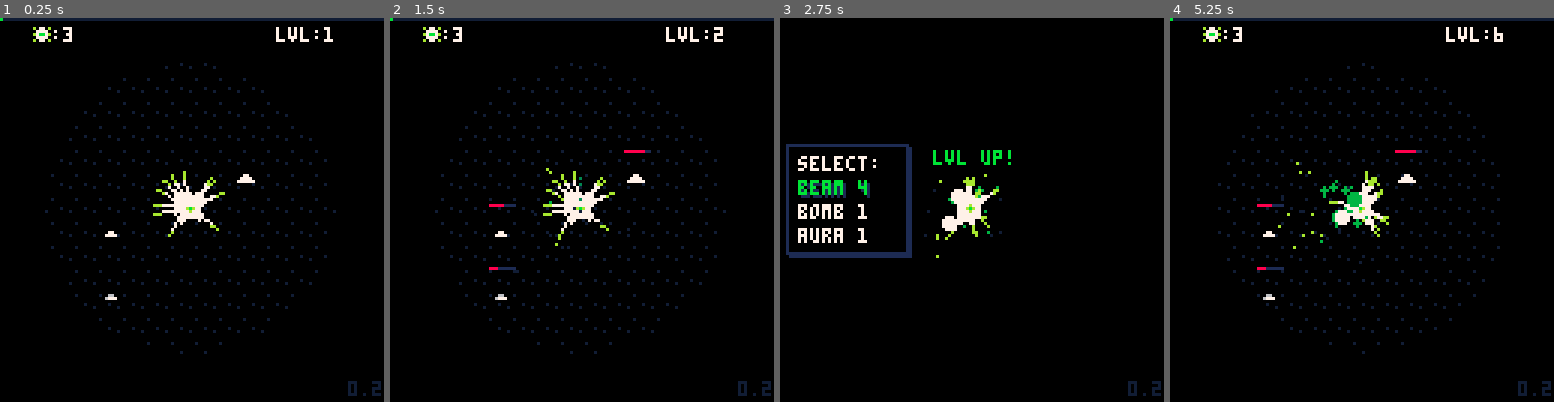
Above: before the commit, frames 1-4 (left to right).
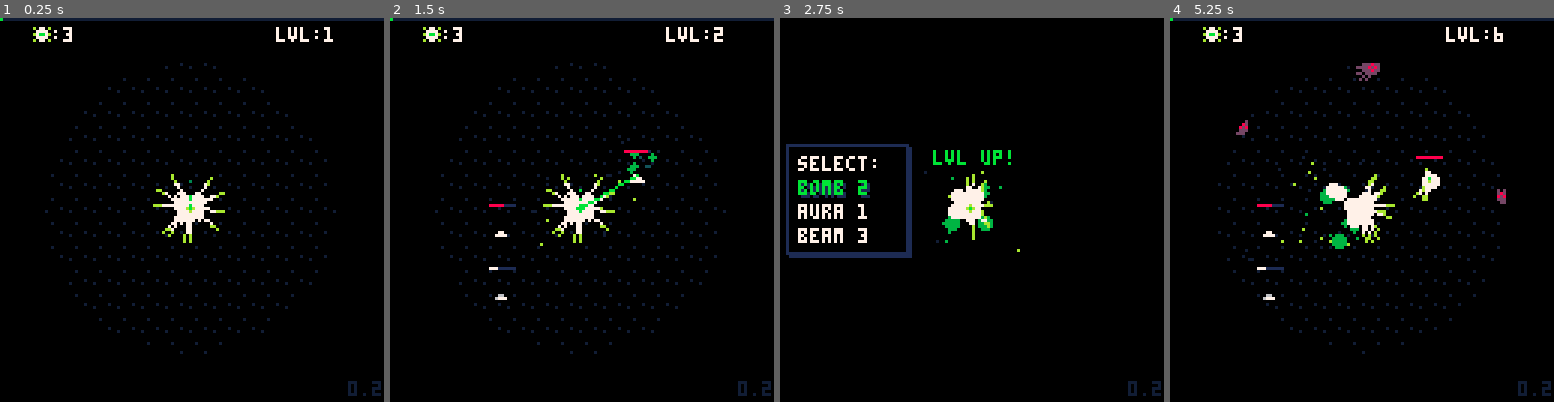
Above: after the commit, the same moments.

Repository: manyweare/heals-p8
Game: PICO-8 cartridge healers.p8
Two runs of this game, one before a commit and one after it. Both use one fixed random seed, a clock stepped at 60 frames per second and the inputs below.
Inputs:
- Up to frame 1 (0.25 s): no input
- Up to frame 2 (1.5 s): tap X (X key) at 0.33, 1.07 s; tap O (Z key) at 0.7 s
- Up to frame 3 (2.75 s): hold Right 1.6-2.1 s; tap O (Z key) at 1.7, 2.1, 2.5 s; tap X (X key) at 1.85 s; hold Up 2.15-2.42 s; hold Right from 2.47 s (still down)
- Up to frame 4 (5.25 s): tap O (Z key) every 0.4 s from 2.9 to 4.9 s; tap X (X key) at 2.97, 4.08, 5.2 s; release Right at 3.03 s; hold Left 3.08-3.58 s; hold Down 3.63-3.97 s; hold Right 4.02-4.68 s; hold Up 4.73-5.03 s; hold Left from 5.08 s (still down)

The runs differ from the first frame. In frame 1, 0.6% of the frame differs, in the area x 27-67%, y 39-74%; in frame 2, 0.9%; in frame 3, 1.1%; in frame 4, 2.3%, in the area x 17-88%, y 11-66%.

Commit message:
Token optimization pass
Flashing hp bars
Started lvl up UI rework

Diff:
--- a/enemies.lua
+++ b/enemies.lua
@@ -1,9 +1,9 @@
 --enemies
 
 --TODO:
---OOP system
+--OOP system -INPROGRESS
 --use quickset to save tokens
---add different types
+--add different types -INPROGRESS
 --anim taking damage
 --spawn scheduler
 --don't spawn on invalid tiles
@@ -50,7 +50,7 @@
 	dmg = .5,
 	spd = .25,
 	xp = 3,
-	ss = { 64, 65, 66, 67, 68 },
+	ss = split("64, 65, 66, 67, 68"),
 	spr = 64,
 	attspd = 15,
 	animspd = 30
@@ -60,7 +60,7 @@
 	dmg = 1,
 	spd = .25,
 	xp = 5,
-	ss = { 80, 81, 82, 83, 68 },
+	ss = split("80, 81, 82, 83, 68"),
 	spr = 80,
 	attspd = 20,
 	animspd = 30
@@ -72,19 +72,14 @@
 -- en_type_n = enemy:new()
 
 function enemy:update()
-	--update colision position
 	self:update_col()
-	--update coords for mid of sprite
 	self:update_mid()
 	--default tgt is player
 	local tgt = p
-	--if there are entities ready
-	--find closest, make it the target
 	if not is_empty(heroes) then
 		local c = find_closest(self, heroes, en_s_range)
 		if (not is_empty(c)) tgt = c
 	end
-	--check for collision and attack or just anim
 	if rect_rect_collision(self.col, tgt.col) then
 		self.frame = 0
 		self:attack(tgt)
@@ -100,7 +95,7 @@
 end
 
 function init_enemies()
-	-- spawn_enemies(6)
+	spawn_enemies(3)
 end
 
 function spawn_enemies(num)
@@ -108,12 +103,12 @@
 		local e = {}
 		local pos = rand_in_circle(p.midx, p.midy, 64)
 		--for every 3, spawn 1 medium
-		if num % 3 == 0 then
-			e = en_medium:new({ x = pos.x, y = pos.y })
+		if i % 3 < 1 then
+			e = en_medium:new(vector(pos.x, pos.y))
 		else
-			e = en_small:new({ x = pos.x, y = pos.y })
+			e = en_small:new(vector(pos.x, pos.y))
 		end
-		e:setup_col({ 0, 0, 0, 0 })
+		e:setup_col(split("0, 0, 0, 0"))
 		add(enemies, e)
 		game.live_ens += 1
 	end
@@ -160,14 +155,6 @@
 	end
 	self.frame += 1
 	--TODO: only anim if moving
-	-- if is_moving(e) then
-	-- 	if e.frame > e.animspd then
-	-- 		e.spr = e.ss[2]
-	-- 		if (e.frame == e.animspd) e.frame = 0
-	-- 	else
-	-- 		e.spr = e.ss[1]
-	-- 	end
-	-- end
 end
 
 function enemy:anim_dead()
@@ -196,12 +183,6 @@
 	self.attframe += 1
 end
 
--- function enemy:take_dmg(dmg)
--- 	self.hit = true
--- 	self.hp -= dmg
--- 	if (self.hp <= 0) self:die()
--- end
-
 function enemy:die()
 	sfx(sfxt.en_die)
 	local mid = vector(self.midx, self.midy)
--- a/healers.p8
+++ b/healers.p8
@@ -1,17 +1,16 @@
 pico-8 cartridge // http://www.pico-8.com
 version 43
 __lua__
---healers v0.1
+--healers v0.2
 --by mdvn
 #include tools.lua
 #include main.lua
 #include gamestates.lua
---#include coll.lua
 #include manager.lua
 #include map.lua
 #include player.lua
 #include heals.lua
-#include entities.lua
+#include heroes.lua
 #include enemies.lua
 #include items.lua
 #include ui.lua
--- a/entities.lua
+++ b/heroes.lua
@@ -1,19 +1,15 @@
 --entities
 
 --TODO:
---OOP system
+--OOP system -INPROGRESS
 --use quickset to save tokens
---hero types
+--hero types -INPROGRESS
 --fix being hit anim: use a color change instead of spr change
---fix attack anim not running -DONE
 --create more complex movement
 --return to player side if no enemies
 --don't overlap player
 --don't spawn on invalid tiles
 --spawn scheduler
-
--- hero class
--- hero = object:new()
 
 spw_tmr = 0
 decay_rate = 120
@@ -22,7 +18,7 @@
 spawning = {}
 dead_heroes = {}
 
--- class definition
+-- hero class
 hero = object:new({
 	hp = 0,
 	decay_state = 0,
@@ -35,8 +31,8 @@
 	frame = 0,
 	col = {},
 	flip = false, --sprite flip x
-	tgl = true, --controls toggle-based animations
-	hit = false, --controls being hit animation
+	tgl = true, --for toggle-based animations
+	hit = false, --for being hit animation
 	dist = 0,
 	state = "",
 	tentacles = {},
@@ -80,40 +76,37 @@
 	for i = 1, num do
 		local h = h_melee:new({
 			hp = 1 + flr(rnd(3)),
-			-- hpmax = 4,
-			-- dmg = 1,
-			-- spd = .5,
-			-- attspd = 15,
 			attframe = 1,
 			x = max(33, rnd(93)),
 			y = max(33, rnd(93)),
-			-- w = 8,
-			-- h = 8,
 			ss = split("32, 33, 34, 35, 36, 37, 38, 39, 40, 41, 42"),
 			spr = 33,
-			-- dist = 0,
-			-- decay_state = 0,
-			-- frame = 0,
 			flip = rnd() < .5,
-			-- tgl = true, --controls toggle-based animations
-			-- hit = false, --controls being hit animation
 			state = "spawning"
 		})
 		h.midx = h.x + h.w / 2
 		h.midy = h.y + h.h / 2
 		h.dist = approx_dist(p.x, p.y, h.x, h.y)
-		-- function create_tentacles(n, start, r1, r2, l, s, c)
 		h.tentacles = create_tentacles(
-			8,
-			vector(h.x, h.y),
-			2, 1, 6, 8,
-			{ 7, 7, 7, 9 }
+			8, vector(h.x, h.y), 2, 1, 6, 8,
+			split("7, 7, 7, 9")
 		)
-		h:setup_col({ -2, -2, 2, 2 })
+		h:setup_col(split("-2, -2, 2, 2"))
 		-- heroes begin in spawning state
 		add(spawning, h)
 		game.live_es += 1
 	end
+end
+
+function hero:update()
+end
+
+function hero:draw()
+	sync_pos(self)
+	if self.state == "ready" then
+		draw_tentacles(self.tentacles)
+	end
+	spr(self.spr, self.x, self.y, 1, 1, self.flip)
 end
 
 function hero:decay()
@@ -141,12 +134,6 @@
 	self.attframe += 1
 end
 
--- function hero:take_dmg(dmg)
--- 	self.hit = true
--- 	self.hp -= dmg
--- 	if (self.hp <= 0) self:die()
--- end
-
 function hero:heal(hpwr)
 	self.hp = min(self.hpmax, self.hp + hpwr)
 	self.decay_state = 0
@@ -164,19 +151,18 @@
 
 function hero:anim_spawn()
 	--if animated for 30 frames
-	--set it to the right spr and move e to heroes
+	--set it to the right spr and move to heroes
 	--otherwise blink
 	if self.frame == 30 then
 		self.frame = 0
-		self.tgl = true
+		-- self.tgl = true
 		self.state = "hurt"
 		self:anim()
 		add(heroes, self)
 		del(spawning, self)
 		return
 	end
-	if (self.frame % 3 == 0) self.tgl = not self.tgl
-	if self.tgl then
+	if (self.frame % 5 < 2.5) then
 		self:anim()
 	else
 		self:toggle()
@@ -190,36 +176,10 @@
 end
 
 function hero:anim_ready()
-	if (self.frame % 5 == 0) self.tgl = not self.tgl
-	if self.tgl then
+	if (self.frame % 5 < 2.5) then
 		self.spr = 38
 	else
 		self.spr = 39
-	end
-	--TODO: getting hit animation
-	-- --flash to hit sprite instead of reg sprite if hit
-	-- if e.hit then
-	-- 	e.spr = 40
-	-- else
-	-- 	e.spr = 39
-	-- end
-	-- end
-	--reset to avoid hit flash more than once
-	-- if (e.frame > 10) then
-	-- 	e.hit = false
-	-- 	e.frame = 0
-	-- end
-end
-
-function hero:anim_tentacles()
-	for t in all(self.tentacles) do
-		local cx, cy = self.x + self.w / 2, self.y + self.h / 2
-		t.spos = vector(cx, cy)
-		sync_pos(t.epos)
-		if (t.epos.x < cx - t.length) or (t.epos.x > cx + t.length)
-				or (t.epos.y < cy - t.length) or (t.epos.y > cy + t.length) then
-			t.epos = rand_in_circle(cx, cy, t.length)
-		end
 	end
 end
 
@@ -236,6 +196,8 @@
 	end
 	for e in all(spawning) do
 		e.frame += 1
+		e:update_mid()
+		e:update_col()
 		e:anim_spawn()
 	end
 	for e in all(dead_heroes) do
@@ -244,6 +206,8 @@
 	end
 	for e in all(heroes) do
 		e.frame += 1
+		e:update_mid()
+		e:update_col()
 		if e.state == "hurt" then
 			if e.hp < e.hpmax then
 				e:decay()
@@ -252,8 +216,7 @@
 				e:anim_healed()
 			end
 		elseif e.state == "ready" then
-			e:update_col()
-			e:anim_tentacles()
+			anim_tentacles(e)
 			local tgt = p
 			if not is_empty(enemies) then
 				tgt = find_closest(e, enemies, e_s_range)
@@ -274,21 +237,15 @@
 
 function draw_entities()
 	for e in all(spawning) do
-		sync_pos(e)
-		spr(e.spr, e.x, e.y, 1, 1, e.flip)
+		e:draw()
 	end
 	for e in all(heroes) do
-		sync_pos(e)
-		if e.state == "ready" then
-			draw_tentacles(e.tentacles)
-		end
-		spr(e.spr, e.x, e.y, 1, 1, e.flip)
+		e:draw()
 	end
 end
 
 function draw_dead_es()
 	for e in all(dead_heroes) do
-		sync_pos(e)
-		spr(e.spr, e.x, e.y, 1, 1, e.flip)
-	end
-end
+		e:draw()
+	end
+end
--- a/main.lua
+++ b/main.lua
@@ -8,20 +8,20 @@
 -- boss art
 -- level art
 -- hurt entity offscreen ui icon
--- xp pickup sprite
+-- xp pickup sprite -DONE
 
 -- DESIGN/CODE:
 -- start screen
--- "heal thyself" intro
+-- "heal thyself" intro -INPROGRESS
 -- adjust growth curve
 -- improve state machine -DONE
 -- leveling system -INPROGRESS
 -- fix cobblestoning -DONE
 -- game over screen -INPROGRESS
 -- boss
--- enemy types
+-- enemy types -INPROGRESS
 -- enemies that shoot projectiles
--- change xp system to use pickups
+-- change xp system to use pickups -DONE
 -- level design
 -- level progresses upwards towards bosses -CANCELED
 -- boss spawns after X time or X kills or...?
@@ -48,10 +48,8 @@
 	pal({ [0] = 0, 1, 129, 3, 133, 5, 6, 7, 8, 138, 139, 11, 141, 13, 130, 131 }, 1)
 	-- pal({ [0] = 0, 1, 129, 3, 133, 5, 6, 7, 8, 9, 135, 141, 12, 142, 11, 138 }, 1)
 	--easing vars--
-	_t = 0
 	lt = time()
-	te = 0
-	dt = 0
+	_t, te, dt = 0, 0, 0
 	--setup--
 	init_game()
 end
--- a/player.lua
+++ b/player.lua
@@ -1,14 +1,8 @@
 --player
-
---bitmask values
---l, r, u, d, lu, ru, rd, ld
---dir_bit = { 1, 2, 4, 8, 5, 6, 10, 9 }
---dirx = { -1, 1, 0, 0, -1, 1, 1, -1 }
---diry = { 0, 0, -1, 1, -1, -1, 1, 1 }
 
 --TODO:
 --use quickset to save tokens
---tentacles
+--tentacles -DONE
 
 -- player class
 player = object:new()
@@ -34,7 +28,7 @@
 	spd = 1,
 	maxspd = 1,
 	spr = 16,
-	ss = { 16, 17, 18, 19 },
+	ss = split("16, 17, 18, 19"),
 	f = 0,
 	animspd = 5,
 	flipx = false,
@@ -47,7 +41,7 @@
 	p.midx = p.x + p.w / 2
 	p.midy = p.y + p.h / 2
 	--player collision rect offsets
-	p.col_offset = { 1, 2, -3, -2 }
+	p.col_offset = split("1, 2, -3, -2")
 	--collision rect
 	p.col = {
 		x = p.x + p.col_offset[1],
@@ -62,7 +56,7 @@
 		12,
 		vector(63, 63),
 		2, 1, 16, 12,
-		{ 7, 7, 7, 9 }
+		split("7, 7, 7, 9")
 	)
 end
 
@@ -90,13 +84,9 @@
 	end
 	--tentacles
 	for t in all(p.tentacles) do
-		-- TODO: each tentacle updates epos as p moves
 		local r = 12
 		sync_pos(t.epos)
 		if approx_dist(t.epos.x, t.epos.y, 63, 63) > r + 1 then
-			-- if (t.epos.x < 63 - r) or (t.epos.x > 63 + r)
-			-- 		or (t.epos.y < 63 - r) or (t.epos.y > 63 + r) then
-			-- t.npos = rand_in_circle(63, 63, r)
 			t.epos = rand_in_circle(63, 63, r)
 		end
 	end
@@ -137,7 +127,6 @@
 	--flip trail if player is flipped
 	local xo = p.midx
 	if (p.flipx) xo -= 1
-	--fire fx
 	trail_fx(xo, p.midy, tclrs, 1)
 end
 
--- a/tools.lua
+++ b/tools.lua
@@ -1,11 +1,6 @@
 --tools
 
--- function log_to_terminal(text)
--- 	printh(text, "log", true)
--- end
-
--- vector functions
--- @thacuber2a03's vector math library
+-- vector library by @thacuber2a03
 function vector(x, y) return { x = x or 0, y = y or 0 } end
 
 function v_polar(a, l) return vector(l * cos(a), l * sin(a)) end
@@ -31,7 +26,7 @@
 	return v
 end
 
---OOP example by kevinthompson
+--OOP implementation by kevinthompson
 --https://github.com/kevinthompson/object-oriented-pico-8?tab=readme-ov-file
 -- class = setmetatable(
 -- 	{
@@ -46,20 +41,18 @@
 -- )
 
 -- object constructor
-
 object = {}
 function object:new(o)
 	o = o or {}
 	local a = {}
-	-- copy in defaults first
+	-- copy defaults
 	for k, v in pairs(self) do
 		a[k] = v
 	end
-	-- write in extra parameters
+	-- extra parameters
 	for k, v in pairs(o) do
 		a[k] = v
 	end
-	-- metatable assignment
 	setmetatable(a, self)
 	self.__index = self
 	return a
@@ -129,14 +122,13 @@
 function agent:update_pos()
 	if self.behavior == "seek" then
 		self:seek(self.tgt)
-		--not implemented yet
+		--not implemented
 		-- elseif self.behavior == "arrive" then
 		-- 	self:arrive(self.tgt, 12)
 		-- elseif self.behavior == "flock" then
 		-- 	self:flock(nearby)
 	end
 	-- self:separate(nearby)
-	-- basic locomotion
 	self:move()
 end
 
@@ -271,7 +263,6 @@
 end
 
 --by magic_chopstick on bbs
---sets multiple values on an object, less token intensive
 function quickset(obj, keys, vals)
 	local v, k = split(vals), split(keys)
 	-- remove/comment out the assert below before publication
@@ -291,6 +282,14 @@
 	end
 end
 
+--from bbs (TODO: find op and credit)
+function is_empty(t)
+	for _, _ in pairs(t) do
+		return false
+	end
+	return true
+end
+
 --used by projectiles
 function angle_move(x, y, tx, ty, spd)
 	local a = atan2(x - tx, y - ty)
@@ -302,7 +301,7 @@
 	return false
 end
 
--- move entities in a table (t) apart from each other up to an r radius
+-- move entities in a table apart from each other up to an r radius
 -- adapted from Beckon the Hellspawn
 function move_apart(t, r)
 	for i = 1, #t - 1 do
@@ -387,14 +386,6 @@
 	return ce
 end
 
---from bbs (TODO: find op and credit)
-function is_empty(t)
-	for _, _ in pairs(t) do
-		return false
-	end
-	return true
-end
-
 --adapted from aioobe via stackoverflow
 function rand_in_circle(x, y, r)
 	local n = r * sqrt(rnd())
@@ -411,12 +402,6 @@
 	end
 	return t
 end
-
---TODO: fix / doesn't work
---draw collision
--- function d_col(e)
--- 	rect(e.col.x, e.col.y, e.col.x + e.col.w, e.col.h + e.col.h, 8)
--- end
 
 --tentacle functions
 function create_tentacles(n, start, r1, r2, l, s, c)
@@ -459,3 +444,15 @@
 		draw_tentacle(t)
 	end
 end
+
+function anim_tentacles(o)
+	for t in all(o.tentacles) do
+		local cx, cy = o.midx, o.midy
+		t.spos = vector(cx, cy)
+		sync_pos(t.epos)
+		if (t.epos.x < cx - t.length) or (t.epos.x > cx + t.length)
+				or (t.epos.y < cy - t.length) or (t.epos.y > cy + t.length) then
+			t.epos = rand_in_circle(cx, cy, t.length)
+		end
+	end
+end
--- a/ui.lua
+++ b/ui.lua
@@ -2,8 +2,9 @@
 
 --TODO:
 --use quickset to save tokens
---fix xp/hp bars
+--fix xp/hp bars -DONE
 --level up menu art
+--level up bg scales with text length
 --heal numbers using sprites or p8scii
 
 function init_ui()
@@ -19,15 +20,20 @@
 	sel = 1
 	--lvl anim frame counter
 	lvlanim = 0
-	--anim tgl var
+	--lvl anim tgl var
 	lvlanim_tgl = true
-	--anim clr
+	--lvl anim clr
 	lvlup_clr = 7
 	--heal and dmg numbers
 	nums = {}
+	--ui frame for anims
+	ui_f = 1
 end
 
 function update_ui()
+	--for ui anim
+	ui_f += 1
+	if (ui_f > 30) ui_f = 1
 	ui.x, ui.y = cam.x, cam.y
 	ui.xp = min((p.curxp / game.xpmax) * ui.w, ui.w)
 	-- animate numbers
@@ -100,8 +106,6 @@
 		d_hp_bar(h)
 	end
 	line()
-	-- border
-	-- rect(ui.x, ui.y, ui.x + 127, ui.y + 127, 1)
 end
 
 function draw_lvlup()
@@ -117,13 +121,15 @@
 	end
 	--bg
 	local bgc = 1
+	local bgx, bgy = ui.x + 2, ui.y + 42
+	local bgw, bgh = ui.x + 42, ui.y + 78
 	-- fillp(0x7ada)
-	rectfill(ui.x + 3, ui.y + 43, ui.x + 43, ui.y + 79, bgc)
+	rectfill(bgx + 1, bgy + 1, bgw + 1, bgh + 1, bgc)
 	-- fillp()
-	rectfill(ui.x + 2, ui.y + 42, ui.x + 42, ui.y + 78, 0)
-	rect(ui.x + 2, ui.y + 42, ui.x + 42, ui.y + 78, bgc)
+	rectfill(bgx, bgy, bgw, bgh, 0)
+	rect(bgx, bgy, bgw, bgh, bgc)
 	--text
-	print("select:", ui.x + 6, ui.y + 46, 7)
+	print("select:", bgx + 4, bgy + 4, 7)
 	for i = 1, #lvlup_options do
 		local l = 1
 		local c = 7
@@ -136,15 +142,14 @@
 			c = 11
 			print(
 				lvlup_options[i].name .. " " .. tostr(l),
-				ui.x + 7, ui.y + 47 + (i * 8), bgc
+				bgx + 5, bgy + 5 + (i * 8), bgc
 			)
 		end
 		print(
 			lvlup_options[i].name .. " " .. tostr(l),
-			ui.x + 6, ui.y + 46 + (i * 8), c
+			bgx + 4, bgy + 4 + (i * 8), c
 		)
 	end
-	-- print(tostr(sel))
 end
 
 function d_xp_bar()
@@ -156,7 +161,10 @@
 	if (a == p and a.hp >= a.hpmax) return
 	local hp = min((a.hp / a.hpmax) * a.w, a.w)
 	line(a.x, a.y - 4, a.x + a.w, a.y - 4, 1)
-	line(a.x, a.y - 4, a.x + hp, a.y - 4, 8)
+	local c = 8
+	--flash bar if hp < 10%
+	if (a.hp <= ceil(a.hpmax / 10) and ui_f % 7 < 3.5) c = 7
+	line(a.x, a.y - 4, a.x + hp, a.y - 4, c)
 end
 
 function add_h_num(h)
